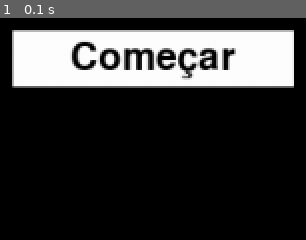
Above: before the commit, frame 1.
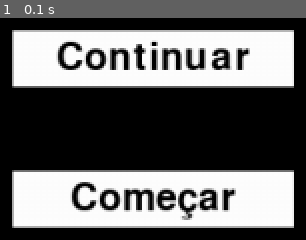
Above: after the commit, the same moment.

Repository: cabral-tiago/pygame-evert
Game: pygame game, started from main.py
Same seed, same stepped clock (60 frames per second), same inputs: the game is played once before the commit and once after it.
Inputs:
- Up to frame 1 (0.1 s): no input

The runs differ from the first frame. In frame 1, 28% of the frame differs, in the area x 3-97%, y 10-95%.

Commit message:
[Add] MenuButton.target_state, states.py
Adds target_state to MenuButton to enable
processing of click actions
Adds states.py for state enums
Moves GameState from game.py to states.py
Removes Scene.visible, as scene visibility would already be
handled by the holder of the Scenes
Removes Scene.z_index, as draw order should be handled by
whoever called the scene's draw method

Diff:
--- a/classes/menubutton.py
+++ b/classes/menubutton.py
@@ -1,3 +1,4 @@
+from classes.states import GameState
 from classes.gameobject import GameObject
 from pygame.surface import Surface
 from pygame.font import Font
@@ -7,7 +8,9 @@
     MENU_BUTTON_WIDTH = 200
     MENU_BUTTON_HEIGHT = 40
 
-    def __init__(self, text: str) -> None:
+    def __init__(self, text: str, target_state: GameState) -> None:
+        self.__target_state: GameState = target_state
+
         font = Font(None, 40)
 
         surface: Surface = Surface((MenuButton.MENU_BUTTON_WIDTH,
@@ -20,6 +23,5 @@
 
         super().__init__(surface)
 
-    def set_click_event(self) -> None:
-        raise NotImplementedError(
-            "set_click_event in MenuButton is not implemented yet")
+    def get_target_state(self) -> GameState:
+        return self.__target_state
--- a/classes/scene.py
+++ b/classes/scene.py
@@ -4,11 +4,8 @@
 
 class Scene:
     def __init__(self) -> None:
-        self.z_index: int = 0
-        self.visible: bool = False
         self.objects: list[GameObject] = []
 
     def draw(self, screen: Surface) -> None:
-        if self.visible:
-            for object in self.objects:
-                screen.blit(object.get_surface(), object.get_position())
+        for object in self.objects:
+            screen.blit(object.get_surface(), object.get_position())
--- /dev/null
+++ b/classes/states.py
@@ -0,0 +1,9 @@
+from enum import Enum
+
+
+class GameState(Enum):
+    MAIN_MENU = 0
+    GAME_FRESH = 1
+    GAME_PLAYING = 2
+    GAME_PAUSED = 3
+    GAME_ENDING = 4
--- a/game.py
+++ b/game.py
@@ -1,24 +1,15 @@
-from enum import Enum
+from classes.states import GameState
 from classes.scene import Scene
 from scenes.menu import Menu
 
 
-class GameState(Enum):
-    MAIN_MENU = 0
-    GAME_FRESH = 1
-    GAME_PLAYING = 2
-    GAME_PAUSED = 3
-    GAME_ENDING = 4
-
-
 class Game:
     def __init__(self) -> None:
-        self.__status = GameState.MAIN_MENU
+        self.__state = GameState.MAIN_MENU
 
         self.__scenes: list[Scene] = []
 
         menu = Menu()
-        menu.visible = True
         self.__scenes.append(menu)
 
     def draw(self, screen) -> None:
--- a/scenes/menu.py
+++ b/scenes/menu.py
@@ -1,13 +1,18 @@
 from classes.menubutton import MenuButton
 from classes.scene import Scene
+from game import GameState
 
 
 class Menu(Scene):
     def __init__(self) -> None:
         super().__init__()
 
-        button_start = MenuButton("Começar")
+        button_continue = MenuButton("Continuar", GameState.GAME_PLAYING)
+        button_continue.x = 100
+        button_continue.y = 100
+        self.objects.append(button_continue)
+
+        button_start = MenuButton("Começar", GameState.GAME_FRESH)
         button_start.x = 100
-        button_start.y = 100
-
+        button_start.y = 200
         self.objects.append(button_start)
